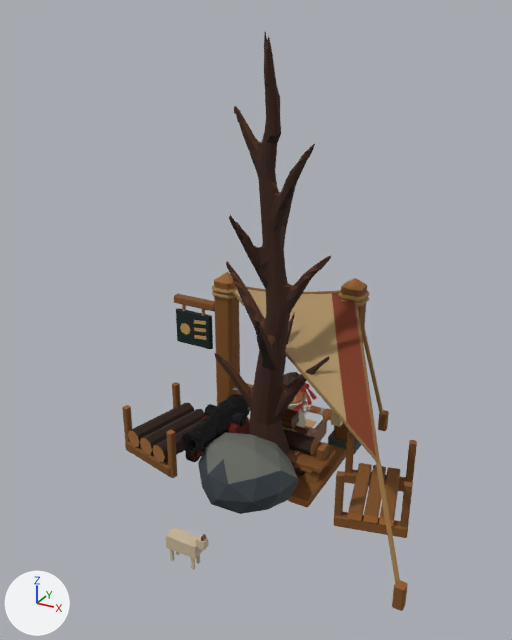
The glTF model crew-meshy-v15/viewer/deckhand-v15.glb, before and after one commit.
Both versions are drawn from a 50 mm camera at (4.22, -8.86, 6.5) aimed at (0.01, -1.2, 2.67). The lights are fixed; the arrows at lower left show +X, +Y and +Z. The older version comes first. Where no turn or scale is listed for an object, it has been applied to the vertices.

In view in the first picture: 'Barrel.001', 'Input_Log_02', 'Mill_CanvasHem', 'Mill_GroundTies', 'Mill_InputCradle', 'Mill_OutputRack', 'Mill_Pillars', 'Mill_TradeSign', 'Mill_TriangularCanvas', 'Mill_WorkPlatform', 'Stone_Field__Mesh', 'Tree_B1_Wood' and 26 more.
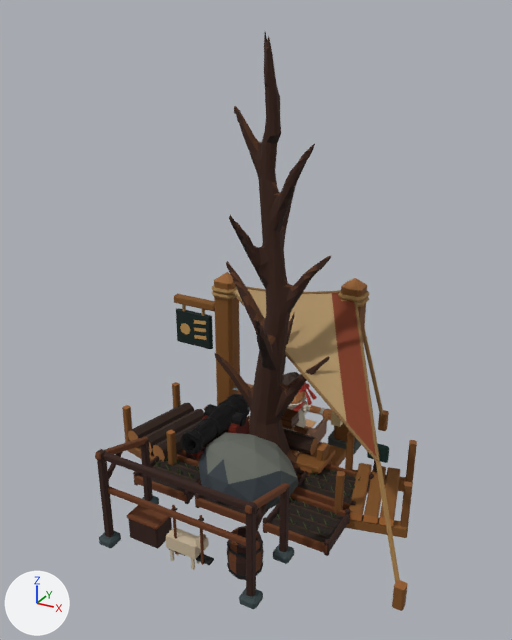
What differs and where, as boxes [x1, y1, x2, y2] in the pictures (512 x 640 px):
'Tool_Frame', added: after [95, 437, 294, 609]
'Bed_04_Soil', added: after [263, 493, 351, 556]
'Bed_01_Soil', added: after [293, 464, 374, 510]
'Bed_06_Soil', added: after [133, 454, 202, 504]
'Seed_Box', added: after [127, 505, 172, 549]
'Water_Butt', added: after [227, 526, 264, 580]
'Bed_05_Soil', added: after [195, 493, 269, 524]
'Tools', added: after [169, 505, 214, 565]
'Sign', added: after [367, 443, 389, 472]
'Bed_04_Sprout', added: after [277, 497, 336, 535]
'Bed_06_Sprout', added: after [155, 456, 199, 479]
'Bed_01_Sprout', added: after [306, 468, 361, 497]
'Bed_03_Soil', added (mostly hidden): after [178, 449, 202, 461]

What changed in the scene script:
```text
Add mat_farm_level_1_vertexcolor:
    mat_farm_level_1_vertexcolor = bpy.data.materials.new('Farm_Level_1_VertexColor')
    # nodes: BsdfPrincipled, Mix, OutputMaterial, VertexColor
    # colours: white #e7e7e7, mixed with the vertex colours
Add ob_water_butt:
    ob_water_butt = bpy.data.objects.new('Water_Butt', me_barrel_001_1)  # 264 vertices, 516 faces; spans x 0.535..0.994, y -1.346..-0.887, z 0.031..0.574
    ob_water_butt.location = (0.0, -1.74, 0.0)
Add ob_tools:
    ob_tools = bpy.data.objects.new('Tools', me_tool_handle_002)  # 174 vertices, 304 faces; spans x -0.214..0.409, y -1.48..-1.251, z 0.106..0.887
    ob_tools.location = (0.0, -1.74, 0.0)
Add ob_tool_frame:
    ob_tool_frame = bpy.data.objects.new('Tool_Frame', me_stone_foot_004)  # 336 vertices, 616 faces; spans x -1.19..1.19, y -1.63..-0.54, z 0.0..1.45
    ob_tool_frame.location = (0.0, -1.74, 0.0)
Add ob_sign:
    ob_sign = bpy.data.objects.new('Sign', me_sign_post_001)  # 118 vertices, 200 faces; spans x 1.384..1.705, y 1.415..1.541, z 0.0..0.639
    ob_sign.location = (0.0, -1.74, 0.0)
Add ob_seed_box:
    ob_seed_box = bpy.data.objects.new('Seed_Box', me_box_001)  # 72 vertices, 132 faces; spans x -0.891..-0.394, y -1.369..-0.995, z 0.034..0.417
    ob_seed_box.location = (0.0, -1.74, 0.0)
Add ob_bed_06_sprout:
    ob_bed_06_sprout = bpy.data.objects.new('Bed_06_Sprout', me_leaf_299)  # 168 vertices, 288 faces; spans x -1.438..-0.734, y -0.212..0.224, z 0.138..0.272
    ob_bed_06_sprout.location = (0.0, -1.74, 0.0)
Add ob_bed_06_soil:
    ob_bed_06_soil = bpy.data.objects.new('Bed_06_Soil', me_earth_011)  # 288 vertices, 528 faces; spans x -1.571..-0.6, y -0.379..0.409, z 0.0..0.229
    ob_bed_06_soil.location = (0.0, -1.74, 0.0)
Add ob_bed_05_soil:
    ob_bed_05_soil = bpy.data.objects.new('Bed_05_Soil', me_earth_010)  # 288 vertices, 528 faces; spans x -0.486..0.486, y -0.379..0.409, z 0.0..0.229
    ob_bed_05_soil.location = (0.0, -1.74, 0.0)
Add ob_bed_04_sprout:
    ob_bed_04_sprout = bpy.data.objects.new('Bed_04_Sprout', me_leaf_295)  # 168 vertices, 288 faces; spans x 0.734..1.438, y -0.212..0.224, z 0.138..0.272
    ob_bed_04_sprout.location = (0.0, -1.74, 0.0)
Add ob_bed_04_soil:
    ob_bed_04_soil = bpy.data.objects.new('Bed_04_Soil', me_earth_009)  # 288 vertices, 528 faces; spans x 0.6..1.571, y -0.379..0.409, z 0.0..0.229
    ob_bed_04_soil.location = (0.0, -1.74, 0.0)
Add ob_bed_03_soil:
    ob_bed_03_soil = bpy.data.objects.new('Bed_03_Soil', me_earth_008)  # 288 vertices, 528 faces; spans x -1.571..-0.6, y 0.524..1.311, z 0.0..0.229
    ob_bed_03_soil.location = (0.0, -1.74, 0.0)
Add ob_bed_01_sprout:
    ob_bed_01_sprout = bpy.data.objects.new('Bed_01_Sprout', me_leaf_289)  # 168 vertices, 288 faces; spans x 0.734..1.438, y 0.69..1.127, z 0.138..0.272
    ob_bed_01_sprout.location = (0.0, -1.74, 0.0)
Add ob_bed_01_soil:
    ob_bed_01_soil = bpy.data.objects.new('Bed_01_Soil', me_earth_006)  # 288 vertices, 528 faces; spans x 0.6..1.571, y 0.524..1.311, z 0.0..0.229
    ob_bed_01_soil.location = (0.0, -1.74, 0.0)
```
